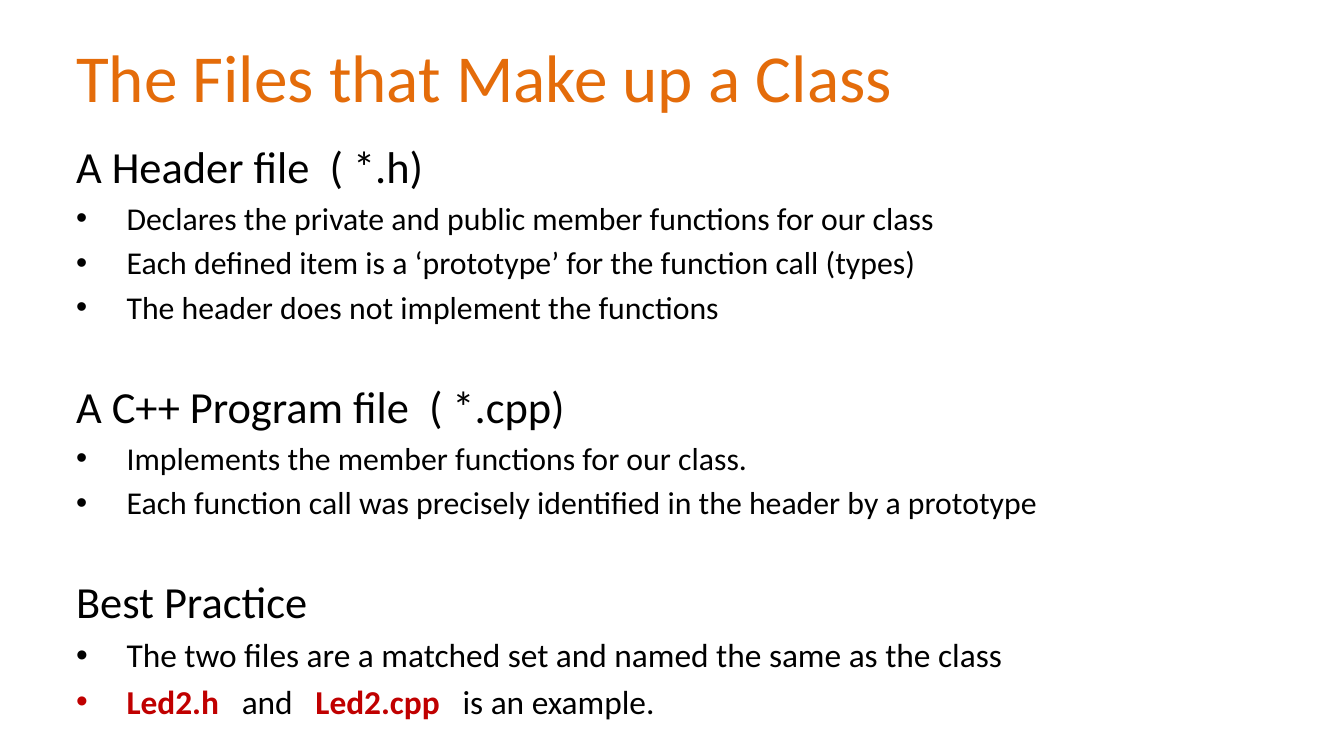
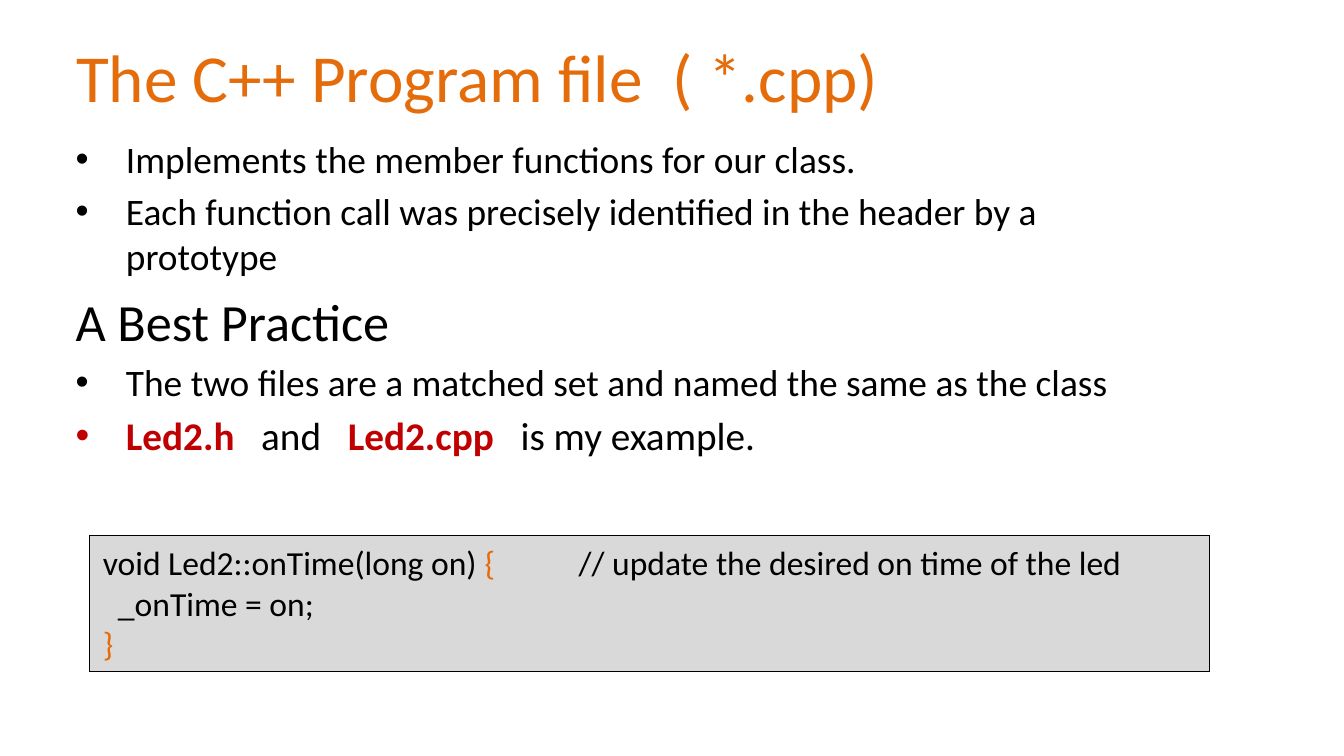
Before and after one commit to Alan-Lomax/MERG-SIG-Presentations, a slide deck: slide 16 of Introduction to Class Programming Part 2.pptx (slide 9 before the commit). Drawn at 1344x756 pixels with LibreOffice and Linux fonts; fonts in the diff are those of the drawing; background and template pictures are left out. Boxes give left, top, right and bottom in pixels: in the first picture for what was removed or moved away, otherwise in the second. Text is boxed around its words. In the diff, an @@ line names an element or a change of style, - is before the commit and + after.

```diff
--- a/Introduction to Class Programming Part 2.pptx
+++ b/Introduction to Class Programming Part 2.pptx
@@ title at (76, 53, 878, 114): text changed @@
-The Files that Make up a Class
+The C++ Program file ( *.cpp)
@@ text at (126, 147, 1108, 397): size 17 to 20 pt in "Implements the member functions for our class.", "Each function call was precisely identified in ..."; size 17.9 to 20 pt in "The two files are a matched set ..." @@
@@ text at (76, 150, 934, 431): paragraphs removed @@
-A Header file ( *.h)
-• Declares the private and public member functions for our class
-• Each defined item is a ‘prototype’ for the function call (types)
-• The header does not implement the functions
-A C++ Program file ( *.cpp)
@@ text at (76, 305, 389, 342): text changed; size 23.8 to 28 pt @@
-Best Practice
+A Best Practice
@@ text at (126, 422, 755, 457): text changed; size 17.9 to 21 pt @@
-• Led2.h and Led2.cpp is an example.
+• Led2.h and Led2.cpp is my example.
@@ rectangle added at (90, 536, 1210, 672), fill #D9D9D9, outline #000000 0.75 pt, 18 pt, text #000000 @@
+void Led2::onTime(long on) { // update the desired on time of the led
+_onTime = on;
+}
```
Also in this commit, not shown: 18 other slides changed, 7 slides added, 1 other file.
